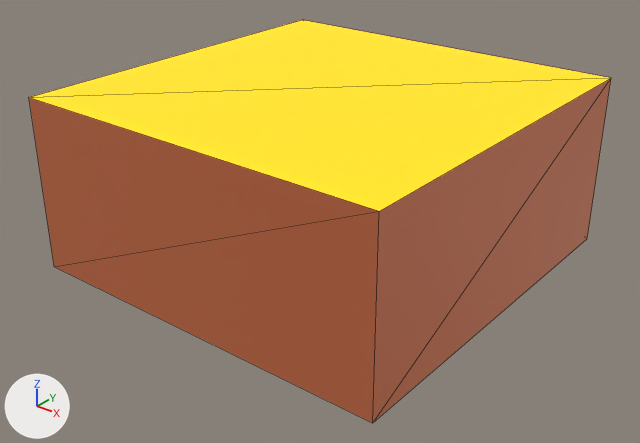
The glTF model assets/models/tiles/tile_island_dirt.glb as it was, and as the next commit left it.
The view is the same before and after, from a camera (50 mm lens) standing at (1.022, -1.306, 0.515) and looking at (0.012, -0.044, -0.267). The axes (+X, +Y, +Z) are drawn at lower left. The lights are the same throughout. The older version comes first. Mesh edges are drawn as thin lines. Vertices at exactly the same position are counted once.

Names of what the first picture shows: 'Tile_Ground_Dirt_Export'.
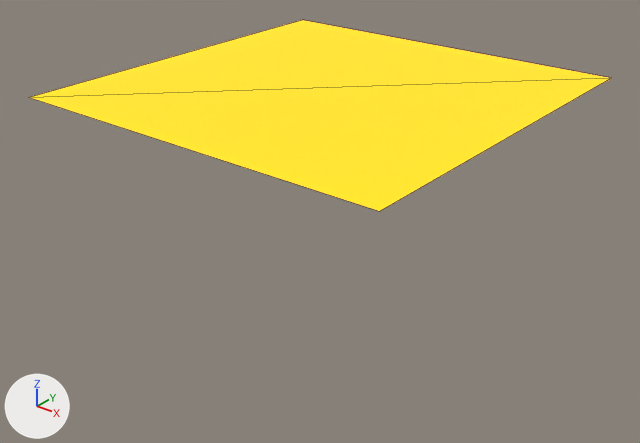
Boxes (x1, y1, x2, y2) around the edits, measured in the pictures (640 x 443 px):
'Tile_Ground_Dirt_Export', reshaped (52% shorter): before (29, 20, 611, 423); after (29, 20, 610, 211)
part 1 of me_tile_ground_dirt_mesh_001, deleted (brown): before (29, 78, 611, 423)

What the commit changed:
me_tile_ground_dirt_mesh_001 is used by ob_tile_ground_dirt_export; location (0.0, 0.0, 0.0).
me_tile_ground_dirt_mesh_001 had 8 vertices, 12 faces and spanned x -0.4..0.4, y -0.4..0.4, z -0.36..0.0.
me_tile_ground_dirt_mesh_001 now has 4 vertices, 2 faces and spans x -0.4..0.4, y -0.4..0.4, z 0.0.
Part 1, on me_tile_ground_dirt_mesh_001:
4 vertices are removed from x -0.4..0.4, y -0.4..0.4, z -0.36.
10 faces are deleted.
